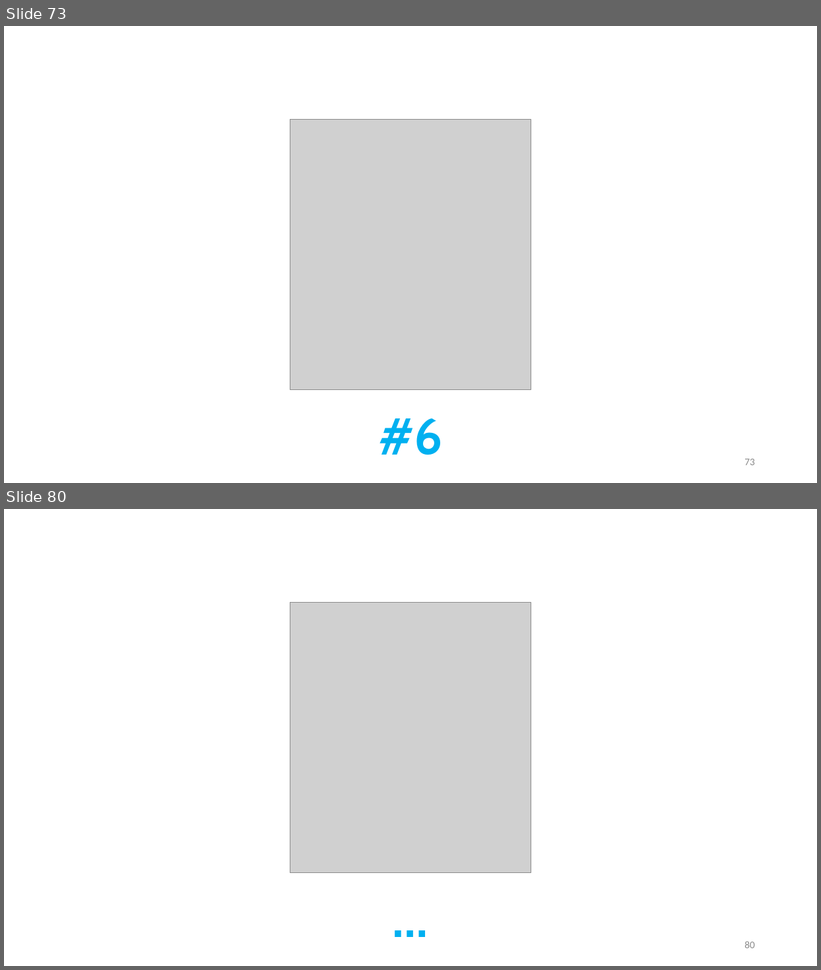
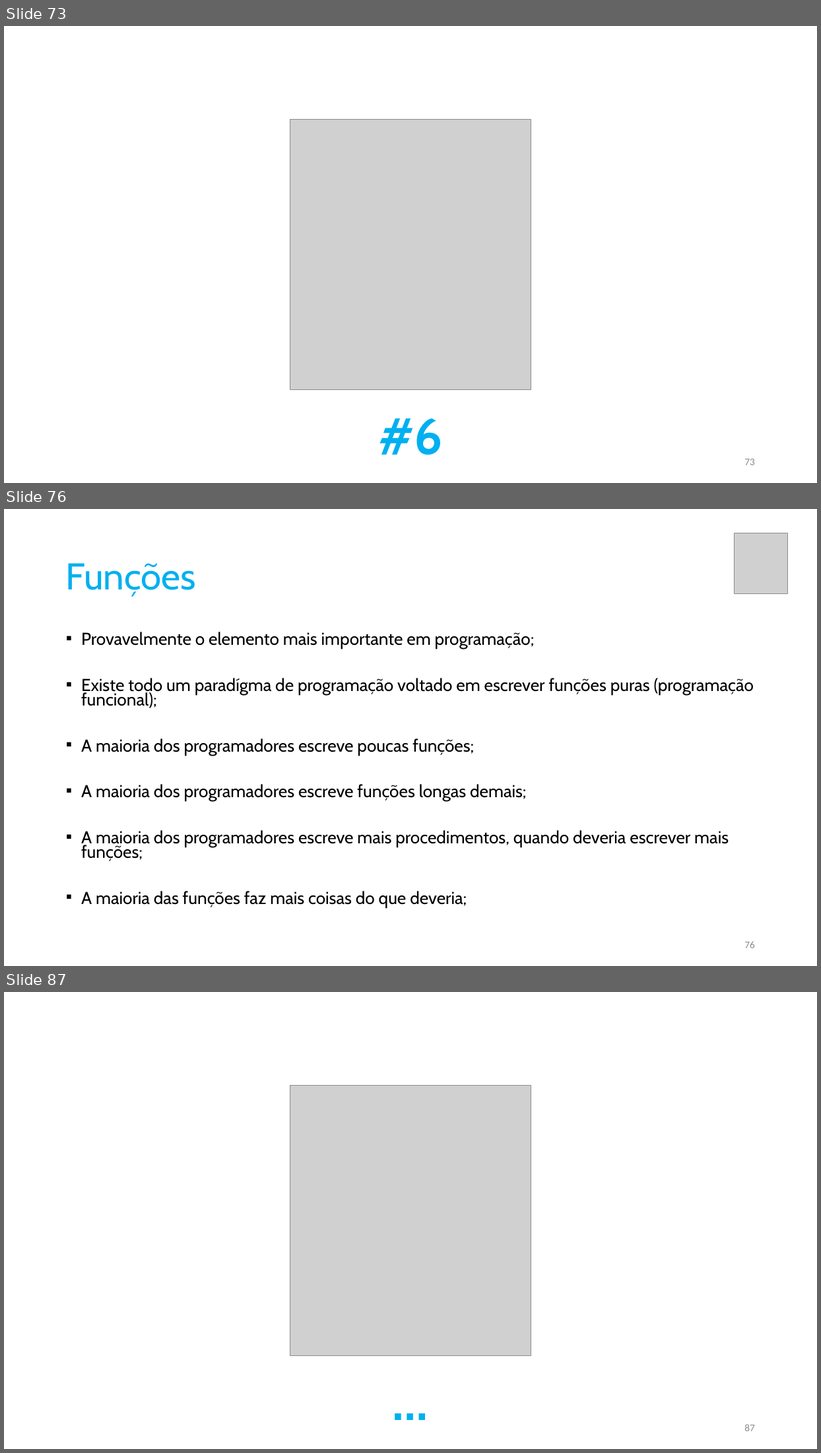
Before and after one commit to pfaco/ees_cpp, a slide deck: slides/C++.pptx. Shown one above the other, each under a label of ours: slides 73 and 80 before the commit, slides 73, 76 and 87 after it; the slides between them are not shown. The pictures are 821x970 and 821x1453 pixels, drawn with LibreOffice and Linux fonts; fonts in the diff are those of the drawing; grey boxes stand for pictures. Boxes give left, top, right and bottom in pixels: in the first picture for what was removed or moved away, otherwise in the second. Text is boxed around its words. In the diff, an @@ line names an element or a change of style, - is before the commit and + after.

```diff
--- a/slides/C++.pptx
+++ b/slides/C++.pptx
@@ slide 76 added at (4, 509, 817, 966), background #FFFFFF @@
@@ picture added at (735, 533, 789, 593) @@
@@ title added at (66, 563, 196, 597), 44 pt, text #00B0F0 @@
+Funções
@@ text added at (81, 632, 754, 908), 20.4 pt, text #000000 @@
+▪ Provavelmente o elemento mais importante em programação;
+▪ Existe todo um paradígma de programação voltado em escrever funções puras (programação funcional);
+▪ A maioria dos programadores escreve poucas funções;
+▪ A maioria dos programadores escreve funções longas demais;
+▪ A maioria dos programadores escreve mais procedimentos, quando deveria escrever mais funções;
+▪ A maioria das funções faz mais coisas do que deveria;
@@ page number added at (745, 941, 755, 949), 12 pt, text #8C8C8C @@
+76
@@ what was slide 80 is now slide 87 @@
@@ page number at (745, 1424, 755, 1432): text changed @@
-80
+87
```
Also in this commit, not shown: 2 slides changed, 10 other slides added, 2 slides removed, 6 other files.
